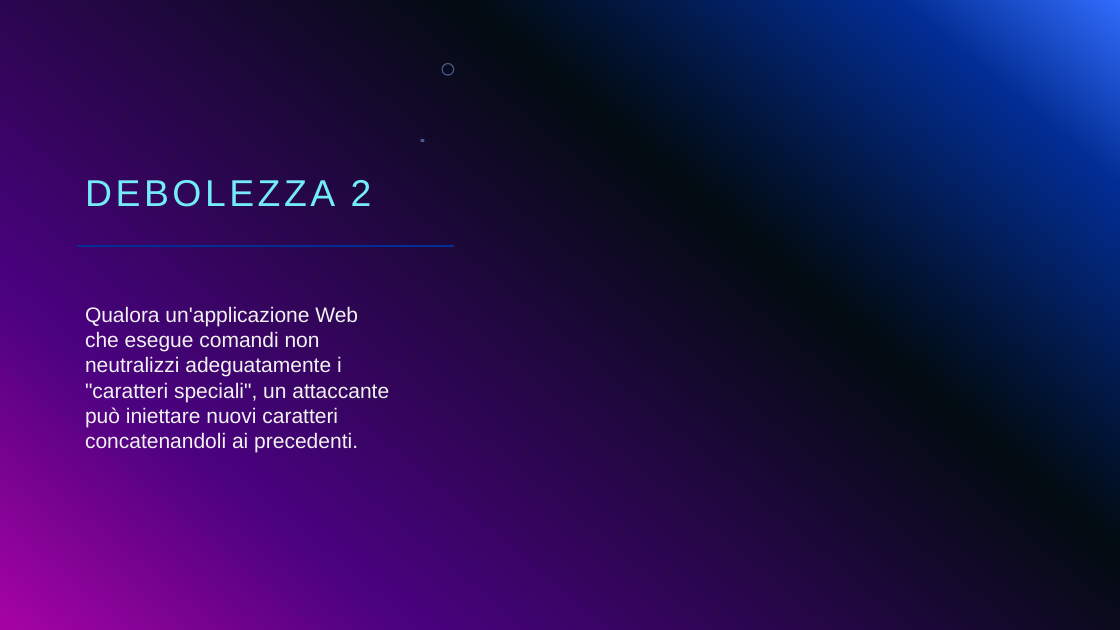
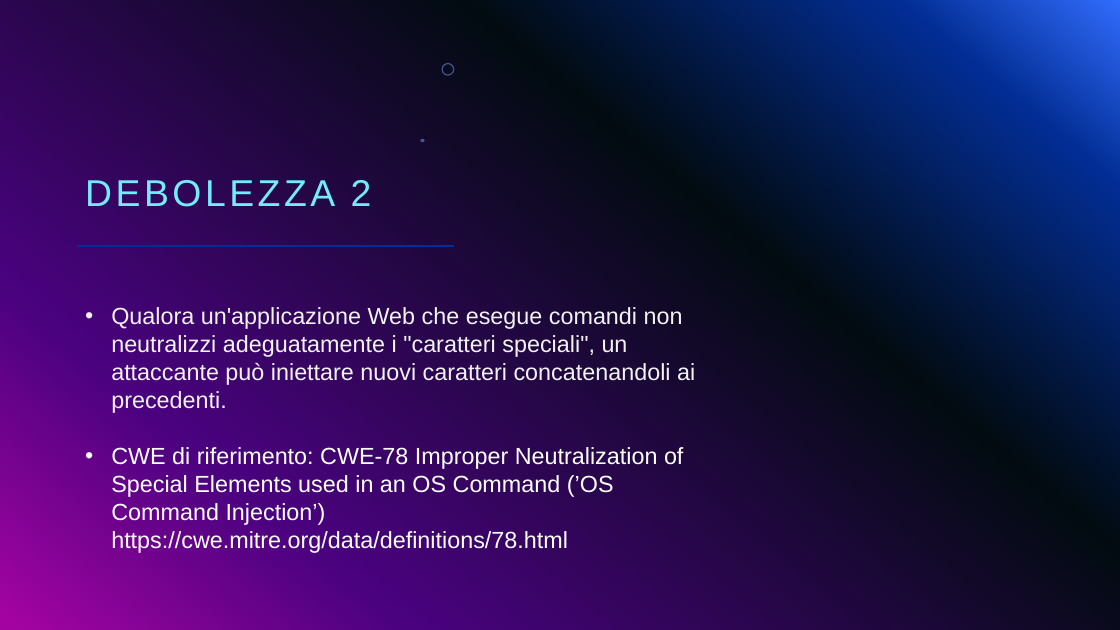
Before and after one commit to giorgiosiniscalchi/Nebula16-ITA, a slide deck: slide 35 of Presentazione Nebula16.pptx. Drawn at 1120x630 pixels with LibreOffice and Linux fonts; fonts in the diff are those of the drawing; background and template pictures are left out. Boxes give left, top, right and bottom in pixels: in the first picture for what was removed or moved away, otherwise in the second. Text is boxed around its words. In the diff, an @@ line names an element or a change of style, - is before the commit and + after.

```diff
--- a/Presentazione Nebula16.pptx
+++ b/Presentazione Nebula16.pptx
@@ text at (111,307,695,413): size 18 to 20 pt in "Qualora un'applicazione Web che esegue comandi non ..."; bullet none to • @@
@@ text at (111,447,683,553): paragraph added @@
+• CWE di riferimento: CWE-78 Improper Neutralization of Special Elements used in an OS Command (’OS Command Injection’) https://cwe.mitre.org/data/definitions/78.html
```
Also in this commit, not shown: 12 other slides changed.
